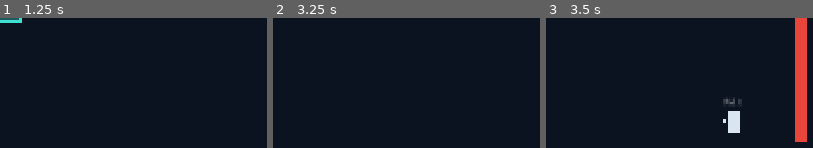
Above: before the commit, frames 1-3 (left to right).
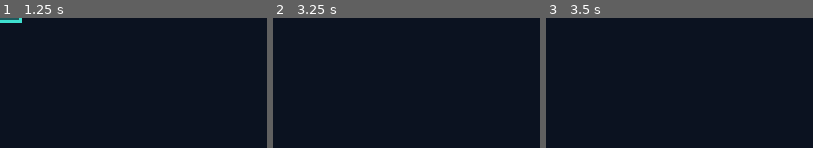
Above: after the commit, the same moments.

Repository: EthanZmr/SEAMLESS
Game: Godot game, scene res://tests/test_level_entries.tscn
Two runs of this game, one before a commit and one after it. Both use one fixed random seed, a clock stepped at 60 frames per second and the inputs below. This scene is started directly instead of the project's main scene.
Inputs (mouse positions are in pixels of both pictures, inside the frame that each line leads up to):
- Up to frame 1 (1.25 s): tap Enter at 0.5 s; move the mouse to (outside the picture) at 0.52 s; hold D (move_right) from 0.53 s (still down); hold E (interact) from 0.53 s (still down); click (outside the picture) at 0.67 s; tap Space (jump) at 0.77 s; tap L (switch) at 0.8 s
- Up to frame 2 (3.25 s): tap R (restart) at 1.25, 2, 2.75 s; move the mouse to (outside the picture) at 1.27 s; release D (move_right) at 1.28 s; release E (interact) at 1.28 s; hold S (move_down) 1.28-2.03 s; tap L (switch) at 1.35, 2.3 s; tap Space (jump) at 1.52, 3.02 s; tap E (interact) at 1.55, 3.05 s; move the mouse to (outside the picture) at 2.02 s; hold D (move_right) 2.03-2.78 s; hold J (attack) 2.03-2.78 s; move the mouse to (outside the picture) at 2.77 s; hold W (move_up) from 2.78 s (still down); tap I (choice_stitch) at 2.85 s; click (outside the picture) at 2.92 s
- Up to frame 3 (3.5 s): keep holding W (move_up)

Frames 1-2 are identical in both runs. In frame 3, 5.3% of the frame differs, in the area x 66-98%, y 0-96%.

Commit message:
fix(level): 升降梯开关移到井口旁平台并显示"E 拉闸"
开关原先在 stop_a 正上方，而未激活时平台停在远端，井口是空的，
两侧平台都踩不进判定区，试玩中按 E 无反应。

Co-Authored-By: Claude Opus 5.5 <noreply@anthropic.com>

Diff:
--- a/05_游戏工程/scripts/level/lift.gd
+++ b/05_游戏工程/scripts/level/lift.gd
@@ -6,6 +6,8 @@
 
 const PLATFORM := Vector2(96, 16)
 const RIDE_DELAY := 0.3
+## 开关放在 stop_a 井口旁的平台上（井口本身是空的，人站不进去）。
+const SWITCH_OFFSET := Vector2(100, -40)
 
 @export var lift_id := ""
 @export var stop_a := Vector2.ZERO
@@ -19,6 +21,7 @@
 var _need_exit := false
 var _rider: Area2D
 var _switch: Area2D
+var _switch_tag: Label
 var _calls: Array[Area2D] = []
 
 
@@ -34,7 +37,14 @@
 	add_child(shape)
 	_rider = _make_area("Rider", Vector2(0, -20), Vector2(PLATFORM.x, 24))
 	add_child(_rider)
-	_switch = _make_area("Switch", stop_a + Vector2(0, -40), Vector2(120, 100))
+	_switch = _make_area("Switch", stop_a + SWITCH_OFFSET, Vector2(120, 100))
+	_switch_tag = Label.new()
+	_switch_tag.name = "Tag"
+	_switch_tag.text = "E 拉闸"
+	_switch_tag.position = Vector2(-28, -70)
+	_switch_tag.modulate = Color("#3FE0D0")
+	_switch_tag.visible = not active
+	_switch.add_child(_switch_tag)
 	_calls = [_make_area("CallA", stop_a + Vector2(0, -40), Vector2(160, 120)),
 		_make_area("CallB", stop_b + Vector2(0, -40), Vector2(160, 120))]
 	# 开关与呼叫区固定在世界里，不跟平台走。
@@ -80,6 +90,7 @@
 		if Input.is_action_just_pressed("interact") and _has_player(_switch):
 			active = true
 			GameState.set_flag(_flag())
+			_switch_tag.visible = false
 			GameEvents.message.emit("升降梯：通了。")
 			_go(stop_a)
 		return
--- a/05_游戏工程/tests/test_level_entries.gd
+++ b/05_游戏工程/tests/test_level_entries.gd
@@ -11,6 +11,7 @@
 func _ready() -> void:
 	await _test_part_pickup()
 	await _test_lift()
+	await _test_lift_switch_reachable()
 	await _test_arena_closes_and_opens()
 	await _test_arena_empty_never_closes()
 	await _test_arena_opens_on_death()
@@ -251,3 +252,21 @@
 	for n in [arena, enemy, player, floor_body]:
 		n.queue_free()
 	await get_tree().process_frame
+
+
+## 试玩卡点：开关不能放在井口正上方。整个人站在井口旁的平台上（中心在 stop_a 右侧 80）按 E 必须能拉闸。
+func _test_lift_switch_reachable() -> void:
+	GameState.begin_new_game()
+	var lift := _make_lift("t2")
+	if lift == null:
+		return
+	var body := _make_player(Vector2(80, -36))
+	await _frames(3)
+	Input.action_press("interact")
+	await _frames(2)
+	Input.action_release("interact")
+	await _frames(2)
+	_check(GameState.has_flag("lift:t2"), "站在井口旁的平台上按 E 能拉闸")
+	lift.queue_free()
+	body.queue_free()
+	await get_tree().process_frame
